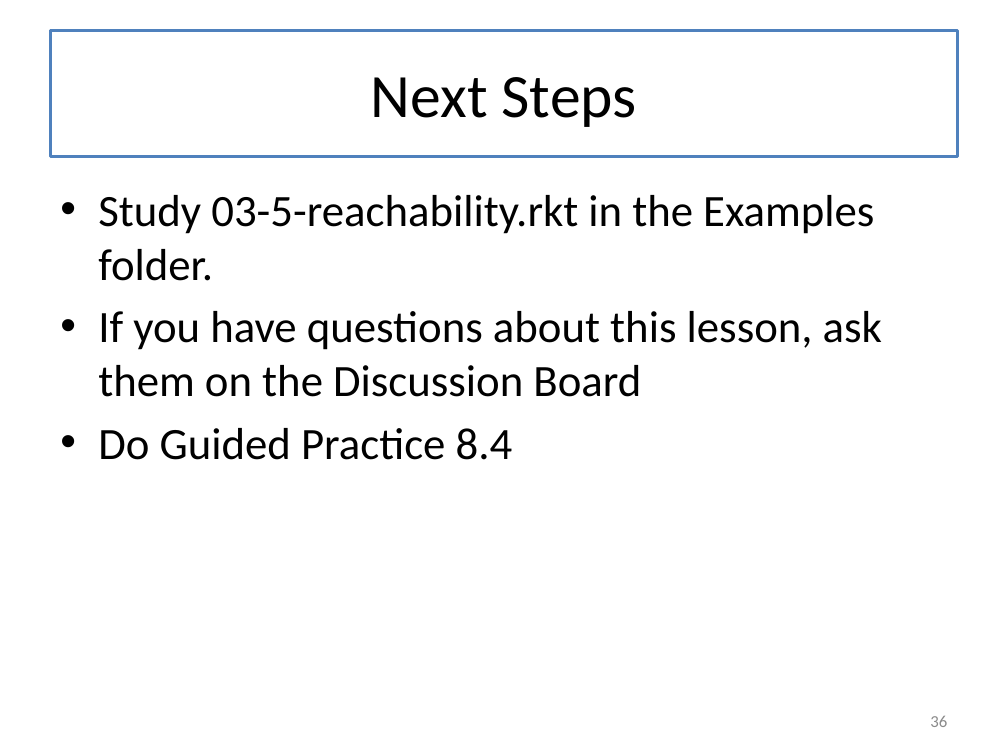
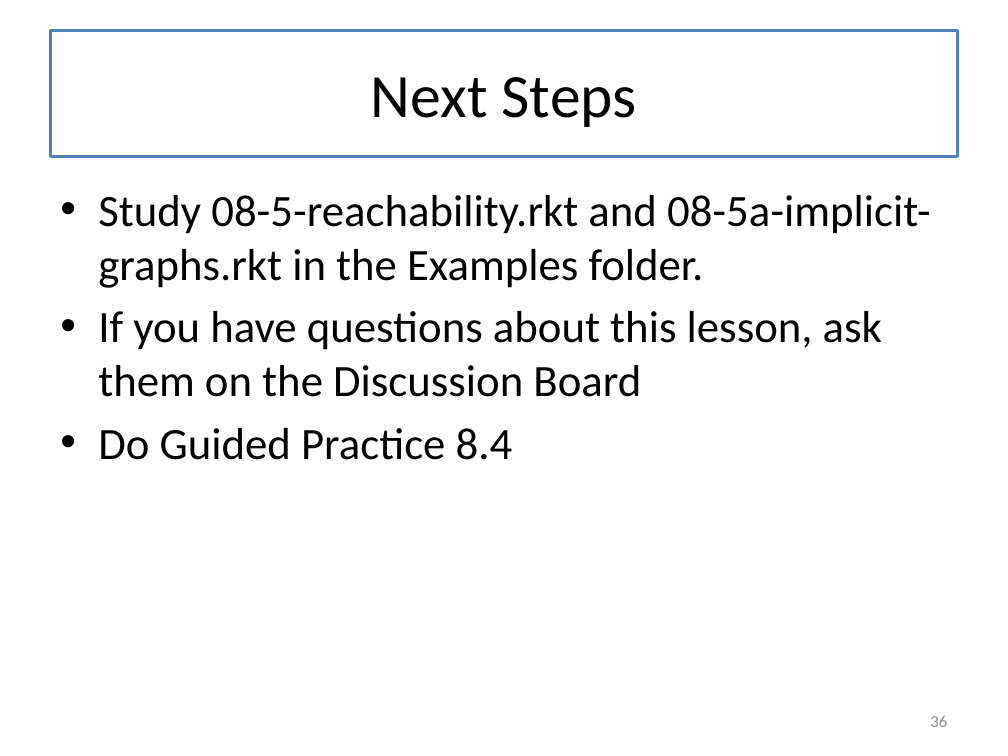
Before and after one commit to mwand/cs5010f16, a slide deck: slide 36 of Slides/Lesson 8.4 Searching in a Graph.pptx. Drawn at 1008x756 pixels with LibreOffice and Linux fonts; fonts in the diff are those of the drawing. Boxes give left, top, right and bottom in pixels: in the first picture for what was removed or moved away, otherwise in the second. Text is boxed around its words. In the diff, an @@ line names an element or a change of style, - is before the commit and + after.

Commit message:
added example for lect 7

```diff
--- a/Slides/Lesson 8.4 Searching in a Graph.pptx
+++ b/Slides/Lesson 8.4 Searching in a Graph.pptx
@@ text at box(98, 195, 931, 288): text changed @@
-• Study 03-5-reachability.rkt in the Examples folder.
+• Study 08-5-reachability.rkt and 08-5a-implicit-graphs.rkt in the Examples folder.
```
Also in this commit, not shown: 4 other slides changed, 13 other files.
